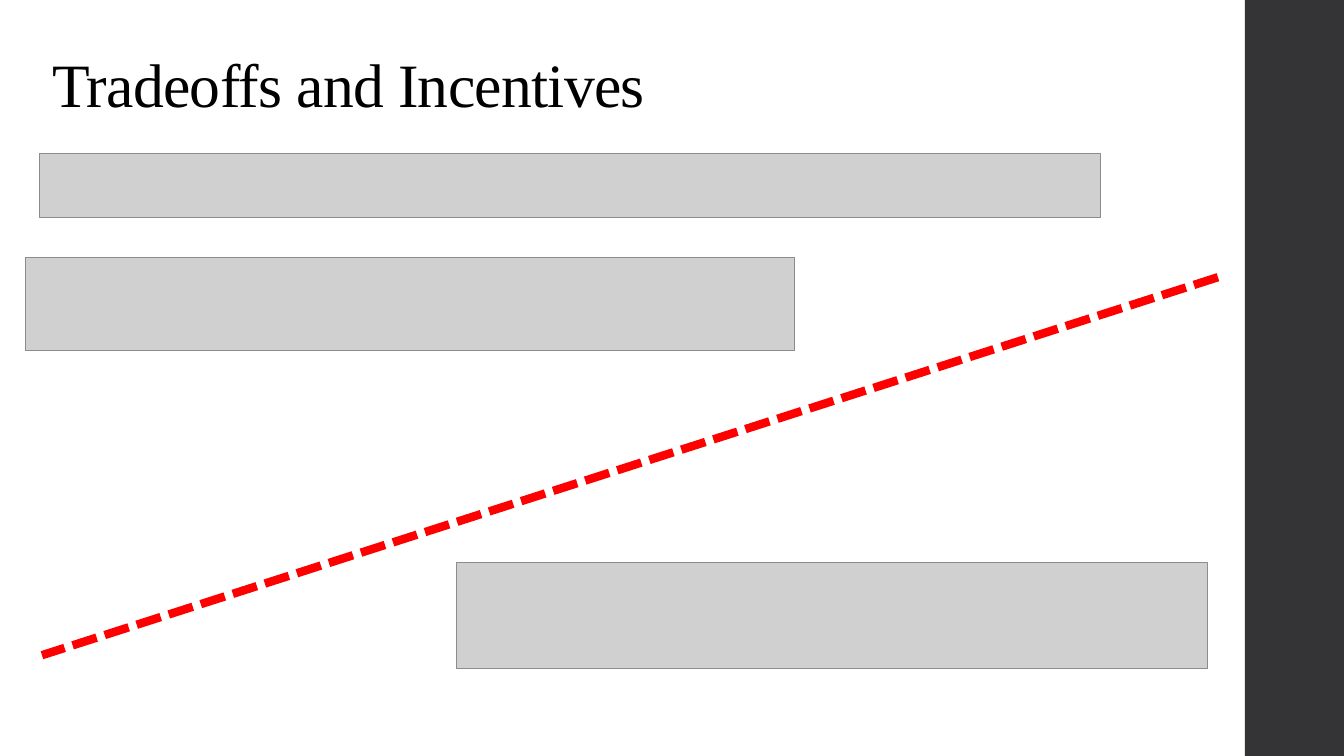
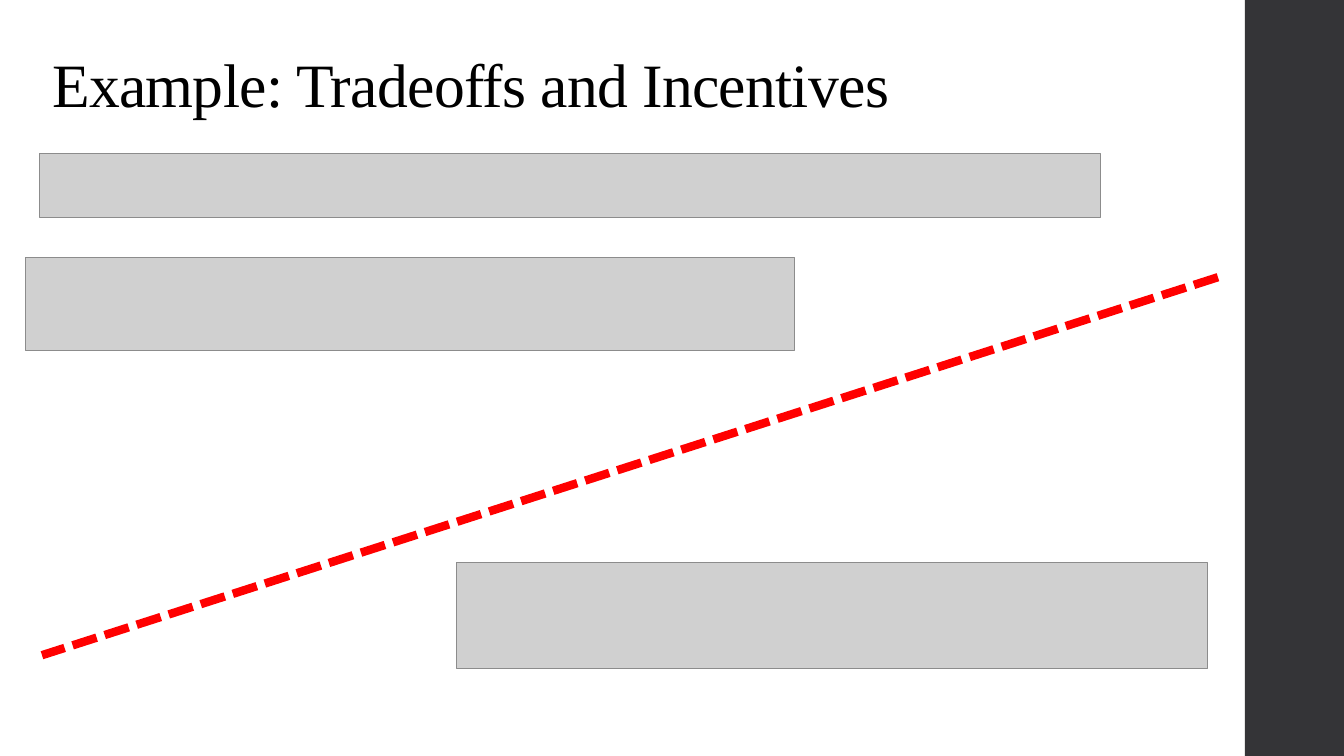
Before and after one commit to alex-hoagland/HAD6750H, a slide deck: slide 17 of Lecture01_Introduction/L1Slides_DemandforHealth_2023W.pptx (slide 16 before the commit). Drawn at 1344x756 pixels with LibreOffice and Linux fonts; fonts in the diff are those of the drawing; grey boxes stand for pictures. Boxes give left, top, right and bottom in pixels: in the first picture for what was removed or moved away, otherwise in the second. Text is boxed around its words. In the diff, an @@ line names an element or a change of style, - is before the commit and + after.

```diff
--- a/Lecture01_Introduction/L1Slides_DemandforHealth_2023W.pptx
+++ b/Lecture01_Introduction/L1Slides_DemandforHealth_2023W.pptx
@@ text at (52,63,889,119): text changed @@
-Tradeoffs and Incentives
+Example: Tradeoffs and Incentives
```
Also in this commit, not shown: 9 other slides changed, 3 slides added, 1 slide removed, 3 other files.
